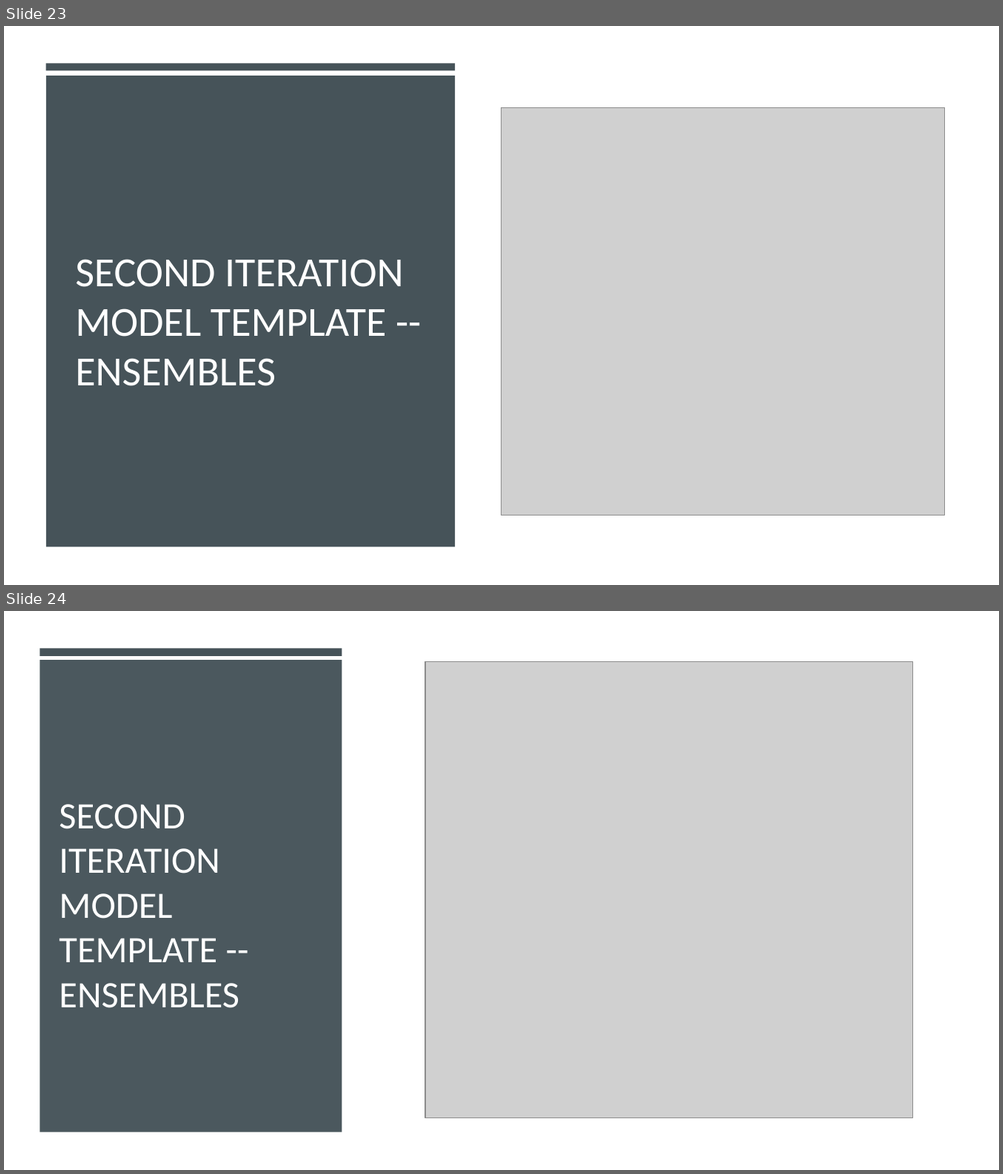
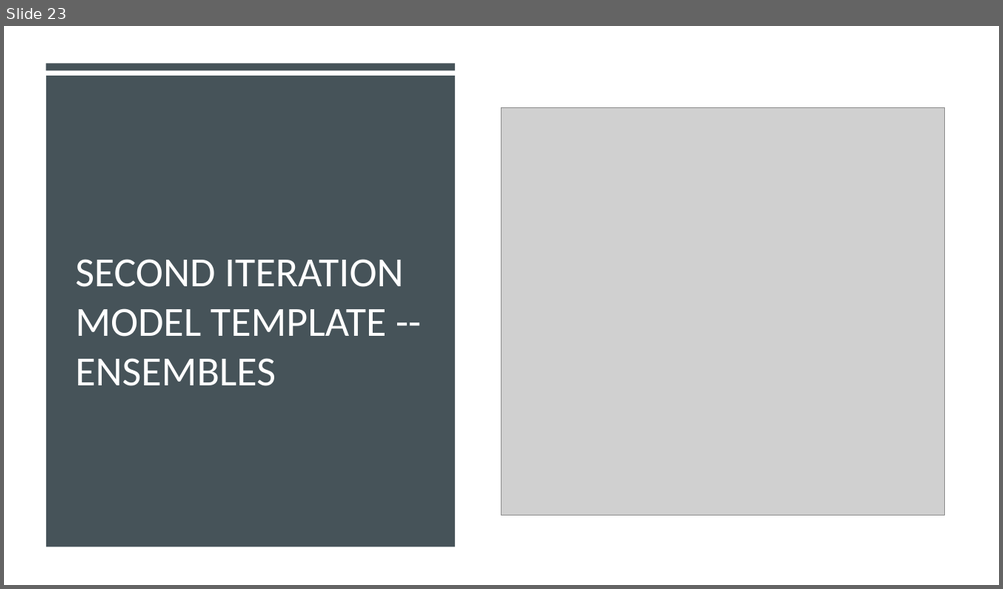
Before and after one commit to SvenWeiss-HDM/Classification, a slide deck: HDM Data Science v0226 _copySven.pptx. Shown one above the other, each under a label of ours: slides 23 and 24 before the commit, slide 23 after it. The pictures are 1003x1174 and 1003x589 pixels, drawn with LibreOffice and Linux fonts; fonts in the diff are those of the drawing; grey boxes stand for pictures. Boxes give left, top, right and bottom in pixels: in the first picture for what was removed or moved away, otherwise in the second. Text is boxed around its words. In the diff, an @@ line names an element or a change of style, - is before the commit and + after.

```diff
--- a/HDM Data Science v0226 _copySven.pptx
+++ b/HDM Data Science v0226 _copySven.pptx
@@ slide 24 removed at (x1=4, y1=611, x2=999, y2=1170), background #FFFFFF @@
@@ rectangle removed at (x1=4, y1=611, x2=999, y2=1170) @@
@@ rectangle removed at (x1=40, y1=648, x2=342, y2=655) @@
@@ rectangle removed at (x1=40, y1=661, x2=342, y2=1133) @@
@@ picture removed at (x1=426, y1=662, x2=913, y2=1119) @@
@@ title removed at (x1=59, y1=804, x2=239, y2=1008) @@
-SECOND ITERATION
-MODEL TEMPLATE -- ENSEMBLES
```
Also in this commit, not shown: 1 slide changed, 9 other files.
